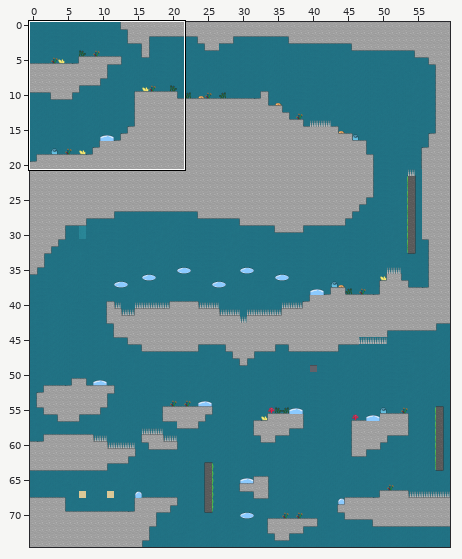
Tiled map: maps/segunda_fase.tmx. The first picture is a wide view before the edit; the outline marks the close-up.
Close-up. Before the commit:
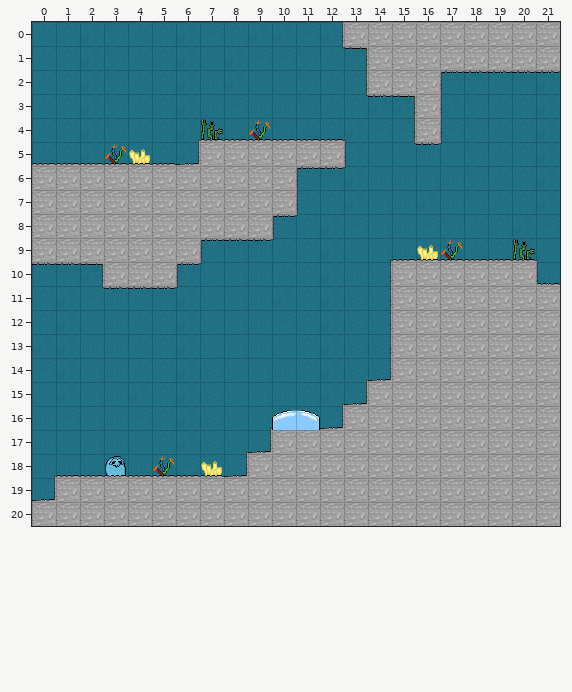
Cells are 32x32 px. Shown: x 0..21, y 0..20. The commit also changed other parts of the map, which this record leaves out.
And afterwards:
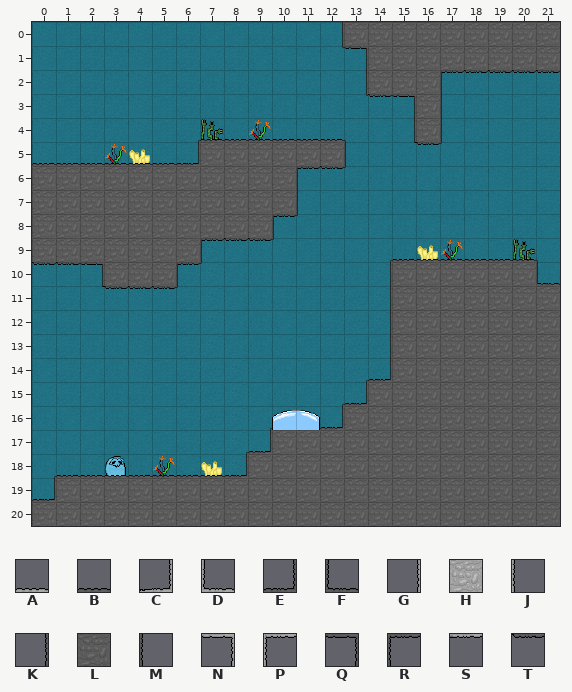
Key: from "Tiles_Fase1": A 2, B 7, C 11, D 13, E 16, F 18, G 20, H 22, J 24, K 25, L 27, M 29, N 31, P 33, Q 36, R 38, S 42, T 47.
_ is an empty cell.
Edits made:
Layer "floor":
Tile A gives way to tile B in row 4 at x 7 to 12; in row 5 at x 0 to 5; in row 9 at x 15 to 20; in row 18 at x 1 to 7.
Tile C gives way to tile E in row 5 at x 6; in row 14 at x 14; in row 15 at x 13; in row 16 at x 12; in row 17 at x 9; in row 18 at x 8.
Tile C gives way to tile E in row 19 at x 0.
Tile D gives way to tile F in row 10 at x 21.
Tile G gives way to tile K in row 0 at x 12; in row 2 at x 13; in row 4 at x 15; in rows 10 to 13 at x 14.
Tile H gives way to tile L in row 0 at x 13 to 21; in row 1 at x 14 to 21; in row 2 at x 14 to 16; in rows 3 to 4 at x 16; in row 5 at x 7 to 12; in rows 6 to 7 at x 0 to 10.
Tile H gives way to tile L in row 8 at x 0 to 9; in row 9 at x 0 to 6; in row 10 at x 3 to 5 and 15 to 20; in rows 11 to 14 at x 15 to 21; in row 15 at x 14 to 21; in row 16 at x 13 to 21.
Tile H gives way to tile L in row 17 at x 10 to 21; in row 18 at x 9 to 21; in row 19 at x 1 to 21; in row 20 at x 0 to 21.
Tile J gives way to tile M in rows 3 to 4 at x 17; in row 5 at x 13; in row 7 at x 11.
Tile N gives way to tile Q in row 1 at x 13; in row 3 at x 15; in row 10 at x 2.
Tile P gives way to tile R in row 2 at x 17; in row 6 at x 11; in row 8 at x 10; in row 9 at x 7; in row 10 at x 6.
Tile S gives way to tile T in row 2 at x 18 to 21; in row 3 at x 14; in row 5 at x 16; in row 6 at x 12; in row 9 at x 8 to 9; in row 10 at x 0 to 1.
Tile S gives way to tile T in row 11 at x 3 to 5.
Boxes around the changes in both close-ups, in picture pixels (x1, y1, x2, y2):
changed: (32, 22, 560, 526)
